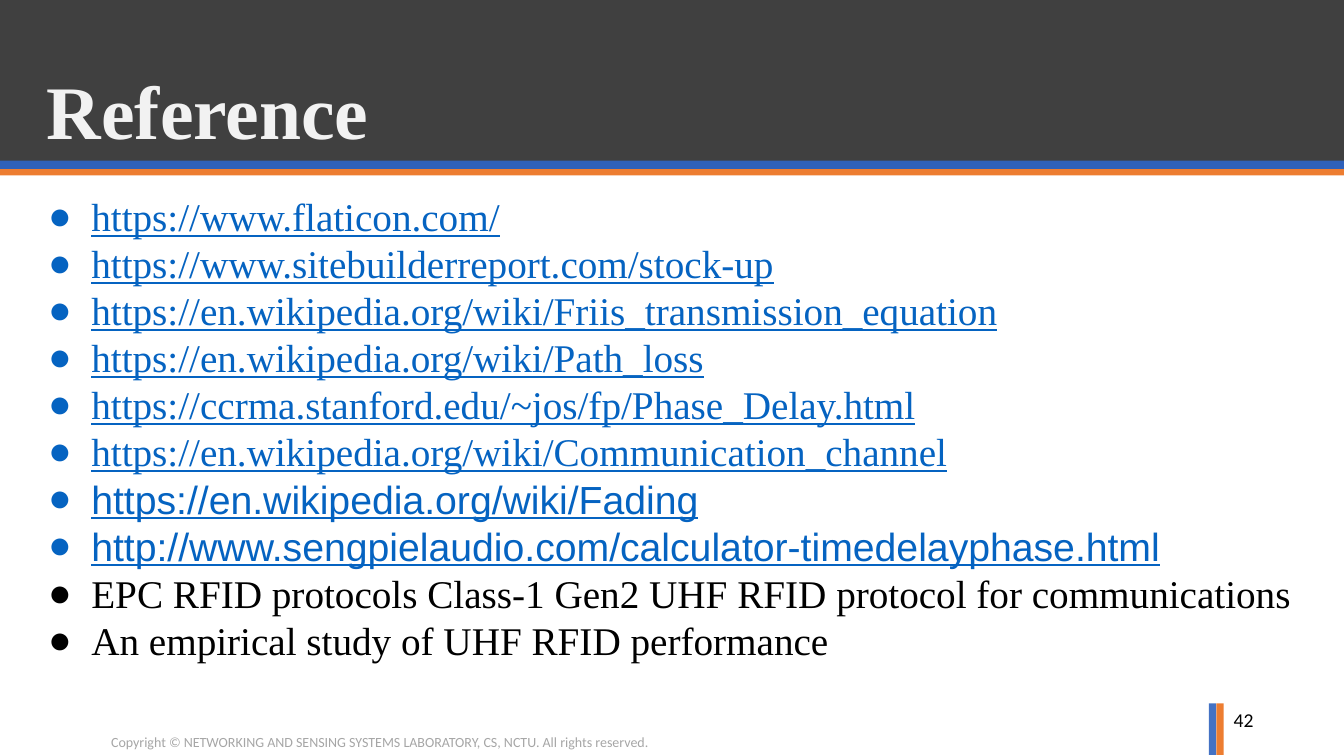
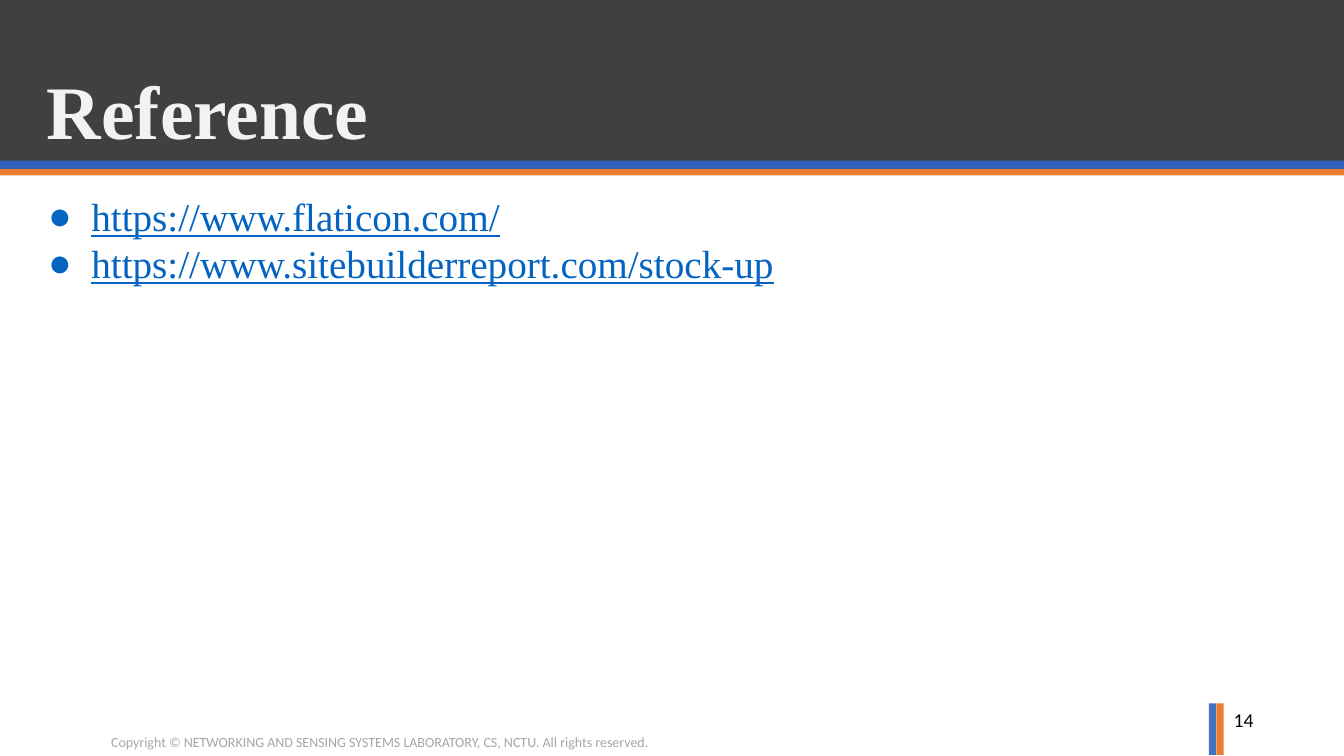
Before and after one commit to ghostkingwilly/RFID_Project, a slide deck: slide 14 of Proposal/RFID_Prorosal.pptx (slide 42 before the commit). Drawn at 1344x756 pixels with LibreOffice and Linux fonts; fonts in the diff are those of the drawing; background and template pictures are left out. Boxes give left, top, right and bottom in pixels: in the first picture for what was removed or moved away, otherwise in the second. Text is boxed around its words. In the diff, an @@ line names an element or a change of style, - is before the commit and + after.

Commit message:
ppt update

```diff
--- a/Proposal/RFID_Prorosal.pptx
+++ b/Proposal/RFID_Prorosal.pptx
@@ text at box(91, 297, 1291, 662): paragraphs removed @@
-● https://en.wikipedia.org/wiki/Friis_transmission_equation
-● https://en.wikipedia.org/wiki/Path_loss
-● https://ccrma.stanford.edu/~jos/fp/Phase_Delay.html
-● https://en.wikipedia.org/wiki/Communication_channel
-● https://en.wikipedia.org/wiki/Fading
-● http://www.sengpielaudio.com/calculator-timedelayphase.html
-● EPC RFID protocols Class-1 Gen2 UHF RFID protocol for communications
-● An empirical study of UHF RFID performance
@@ page number at box(1234, 714, 1254, 727): text changed @@
-42
+14
```
Also in this commit, not shown: 2 other slides changed, 7 slides added, 35 slides removed.
